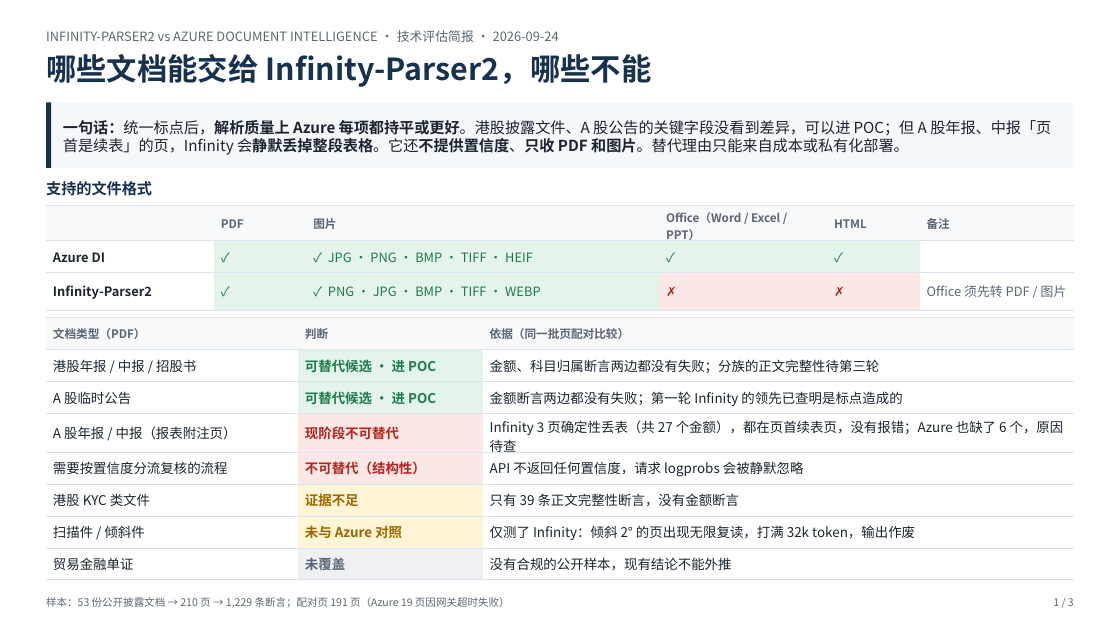
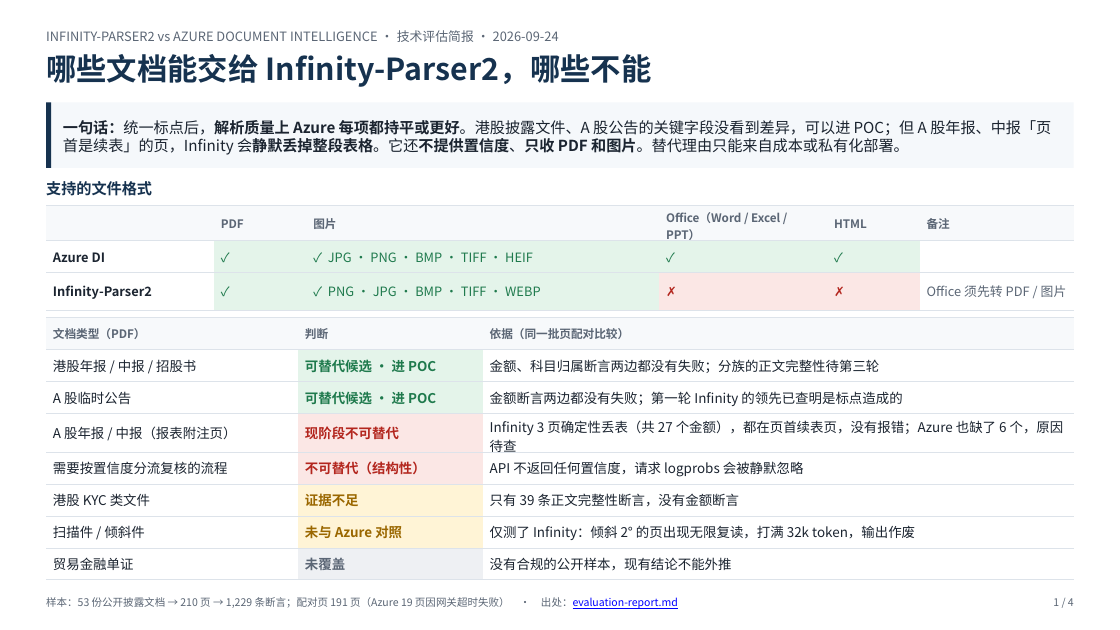
Before and after one commit to gejun2008/doc-parser-eval, a slide deck: slide 1 of docs/briefing-deck.pptx. Drawn at 1120x630 pixels with LibreOffice and Linux fonts; fonts in the diff are those of the drawing. Boxes give left, top, right and bottom in pixels: in the first picture for what was removed or moved away, otherwise in the second. Text is boxed around its words. In the diff, an @@ line names an element or a change of style, - is before the commit and + after.

```diff
--- a/docs/briefing-deck.pptx
+++ b/docs/briefing-deck.pptx
@@ text at [46, 597, 678, 609]: text changed @@
-样本：53 份公开披露文档 → 210 页 → 1,229 条断言；配对页 191 页（Azure 19 页因网关超时失败）
+样本：53 份公开披露文档 → 210 页 → 1,229 条断言；配对页 191 页（Azure 19 页因网关超时失败） · 出处：evaluation-report.md
@@ text at [1053, 598, 1074, 606]: text changed @@
-1 / 3
+1 / 4
```
Also in this commit, not shown: 2 other slides changed, 1 slide added, 5 other files.
